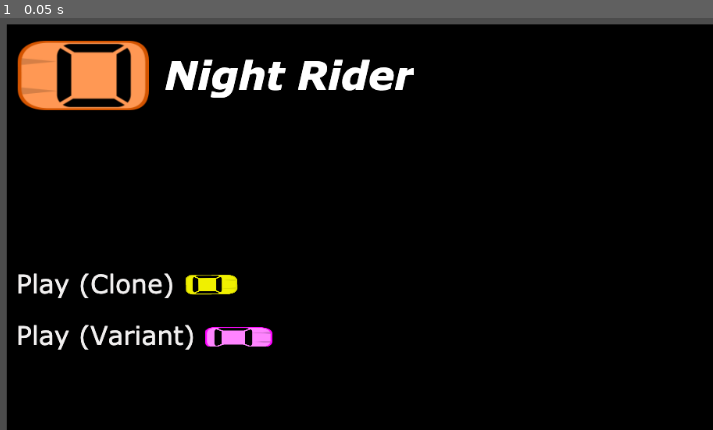
Above: before the commit, frame 1.
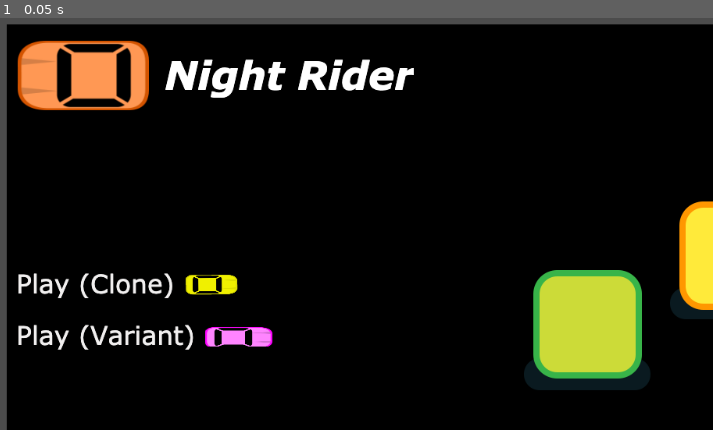
Above: after the commit, the same moment.

Repository: mamenjivar/CS-4700
Game: Godot game, scene res://scenes/MainMenu.tscn
The game is run twice, just before and just after one commit, with the same random seed, the same clock (stepped at 60 frames per second) and the same inputs. This scene is started directly instead of the project's main scene.
Inputs:
- Up to frame 1 (0.05 s): no input

The runs differ from the first frame. In frame 1, 5.9% of the frame differs, in the area x 73-100%, y 44-91%.

Commit message:
updating main menu to include the three boxes just for references

Diff:
--- a/game04/scenes/MainMenu.tscn
+++ b/game04/scenes/MainMenu.tscn
@@ -1,9 +1,10 @@
-[gd_scene load_steps=5 format=2]
+[gd_scene load_steps=6 format=2]
 
 [ext_resource path="res://assets/images/mainMenu_blackBackground.png" type="Texture" id=1]
 [ext_resource path="res://assets/images/mainMenu_nightRider.png" type="Texture" id=2]
 [ext_resource path="res://assets/images/mainMenu_playClone.png" type="Texture" id=3]
 [ext_resource path="res://assets/images/mainMenu_playVariant.png" type="Texture" id=4]
+[ext_resource path="res://assets/images/characters.png" type="Texture" id=5]
 
 [node name="MainMenu" type="MarginContainer"]
 anchor_right = 1.0
@@ -63,7 +64,8 @@
 size_flags_vertical = 3
 
 [node name="characters" type="TextureRect" parent="HBoxContainer/CenterContainer"]
-margin_left = 387.0
-margin_top = 300.0
-margin_right = 387.0
-margin_bottom = 300.0
+margin_left = 121.0
+margin_top = 130.0
+margin_right = 654.0
+margin_bottom = 469.0
+texture = ExtResource( 5 )
Binary file added: game04/assets/images/characters.png
Not shown, added: game04/assets/images/characters.png.import
Not shown, added: game04/assets/images/.DS_Store
